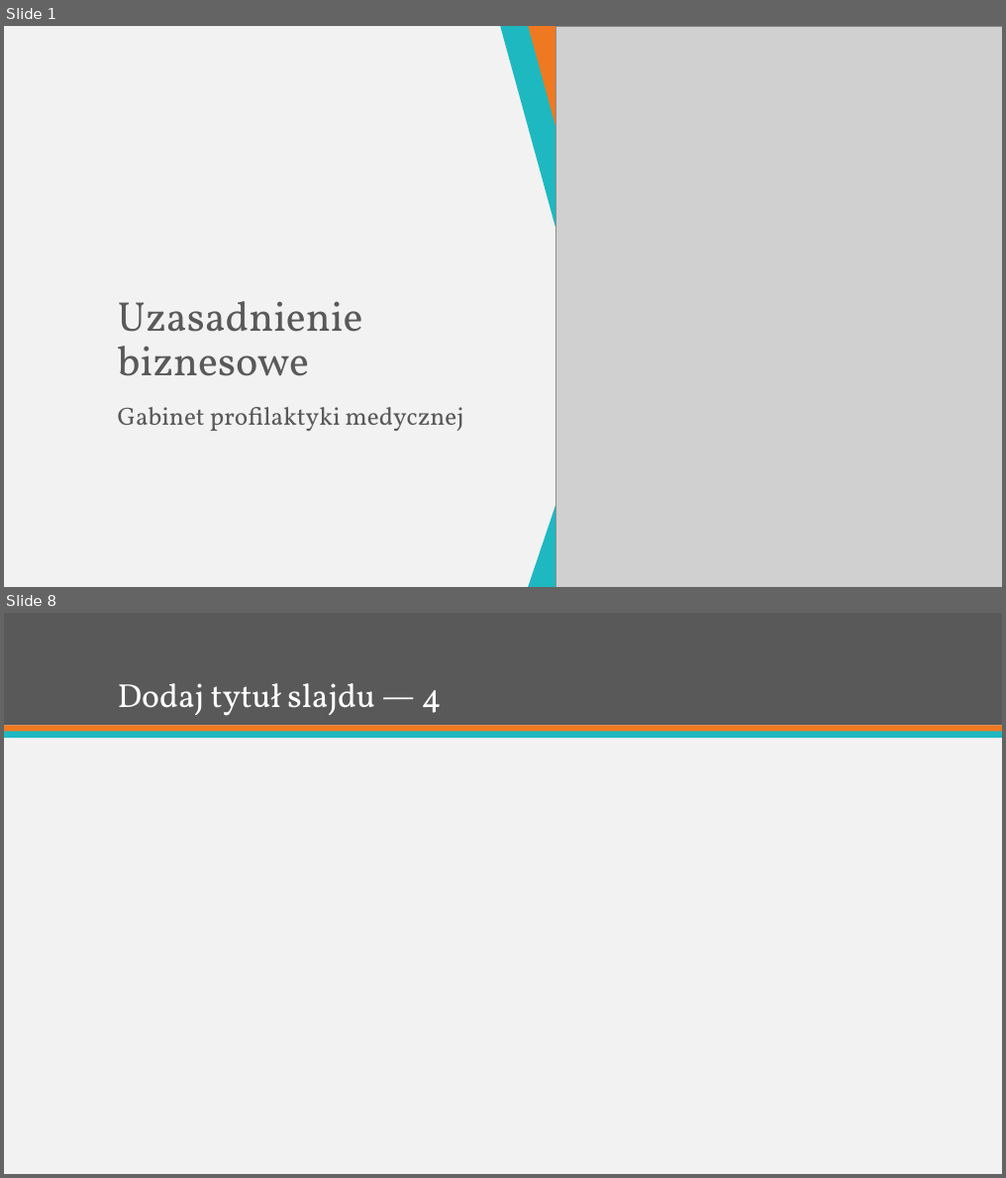
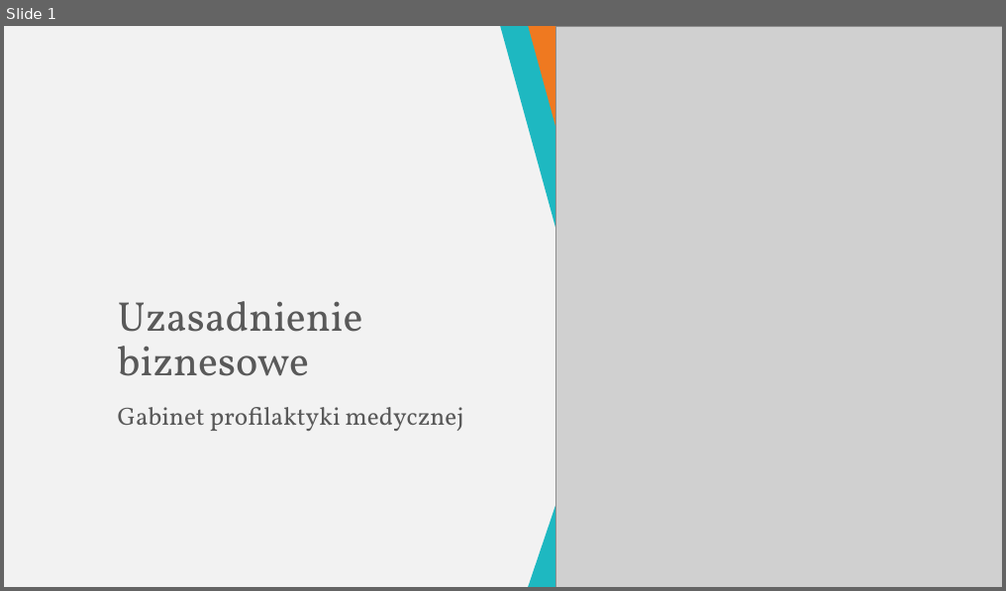
Before and after one commit to jakubpolczynski/Gabinet-Profilaktyki-Medycznej, a slide deck: Dokumentacja/Uzasadnienie biznesowe/Uzasadnienie biznesowe.pptx. Shown one above the other, each under a label of ours: slides 1 and 8 before the commit, slide 1 after it; the slides between them are not shown. The pictures are 1006x1178 and 1006x591 pixels, drawn with LibreOffice and Linux fonts; fonts in the diff are those of the drawing; grey boxes stand for pictures. Boxes give left, top, right and bottom in pixels: in the first picture for what was removed or moved away, otherwise in the second. Text is boxed around its words. In the diff, an @@ line names an element or a change of style, - is before the commit and + after.

```diff
--- a/Dokumentacja/Uzasadnienie biznesowe/Uzasadnienie biznesowe.pptx
+++ b/Dokumentacja/Uzasadnienie biznesowe/Uzasadnienie biznesowe.pptx
@@ slide 8 removed at (4,613,1002,1174), background #F2F2F2 @@
@@ rectangle removed at (4,613,1002,725) @@
@@ title removed at (118,683,442,716) @@
-Dodaj tytuł slajdu — 4
@@ rectangle removed at (4,725,1002,732) @@
@@ rectangle removed at (4,731,1002,738) @@
```
Also in this commit, not shown: 1 slide changed, 8 slides added, 9 other slides removed.
